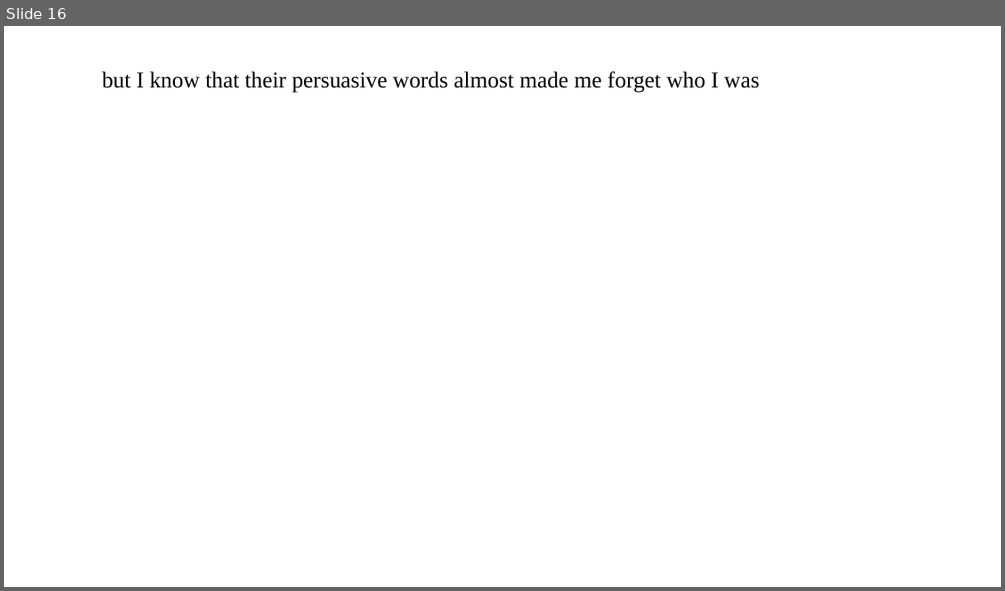
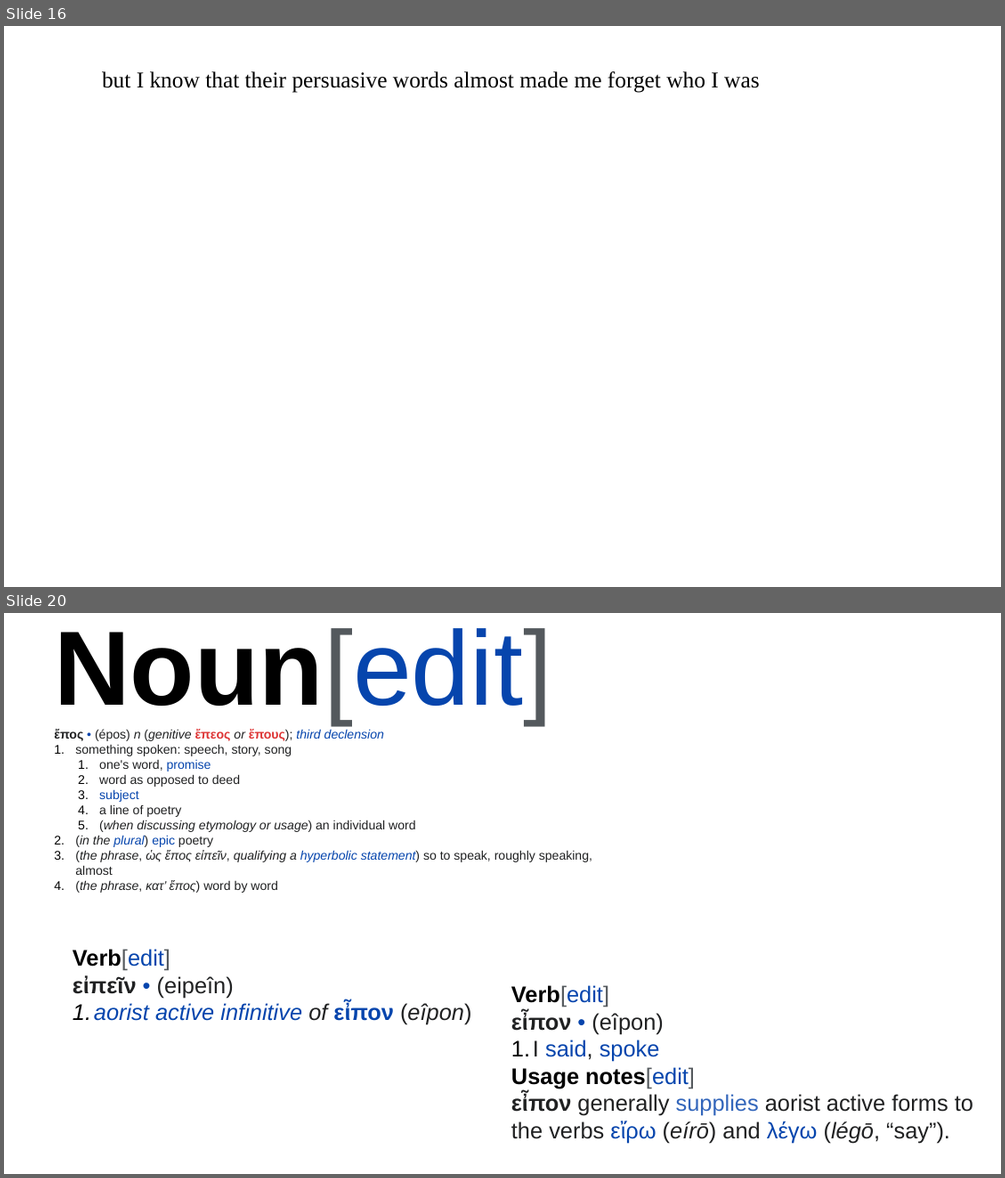
Before and after one commit to kommunikativenHandelns/Hellenike, a slide deck: plato_apology.odp. Shown one above the other, each under a label of ours: slide 16 before the commit, slides 16 and 20 after it; the slides between them are not shown. The pictures are 1005x591 and 1005x1178 pixels, drawn with LibreOffice and Linux fonts; fonts in the diff are those of the drawing. Boxes give left, top, right and bottom in pixels: in the first picture for what was removed or moved away, otherwise in the second. Text is boxed around its words. In the diff, an @@ line names an element or a change of style, - is before the commit and + after.

```diff
--- a/plato_apology.odp
+++ b/plato_apology.odp
@@ slide 20 added at (4, 613, 1001, 1174), background #FFFFFF @@
@@ freeform shape added at (4, 613, 622, 912), fill #FFFFFF, 10 pt, text #202122 @@
+Noun[edit]
+ἔπος • (épos) n (genitive ἔπεος or ἔπους); third declension
+1. something spoken: speech, story, song
+  1. one's word, promise
+  2. word as opposed to deed
+  3. subject
+  4. a line of poetry
+  5. (when discussing etymology or usage) an individual word
+2. (in the plural) epic poetry
+3. (the phrase, ὡς ἔπος εἰπεῖν, qualifying a hyperbolic statement) so to speak, roughly speaking, almost
+4. (the phrase, κατ’ ἔπος) word by word
@@ free added at (64, 940, 562, 1030), 18 pt, text #0645AD @@
+Verb[edit]
+εἰπεῖν • (eipeîn)
+1. aorist active infinitive of εἶπον (eîpon)
@@ free added at (502, 976, 1001, 1148), 18 pt, text #202122 @@
+Verb[edit]
+εἶπον • (eîpon)
+1. I said, spoke
+Usage notes[edit]
+εἶπον generally supplies aorist active forms to the verbs εἴρω (eírō) and λέγω (légō, “say”).
```
Also in this commit, not shown: 5 other slides added, 1 other file.
